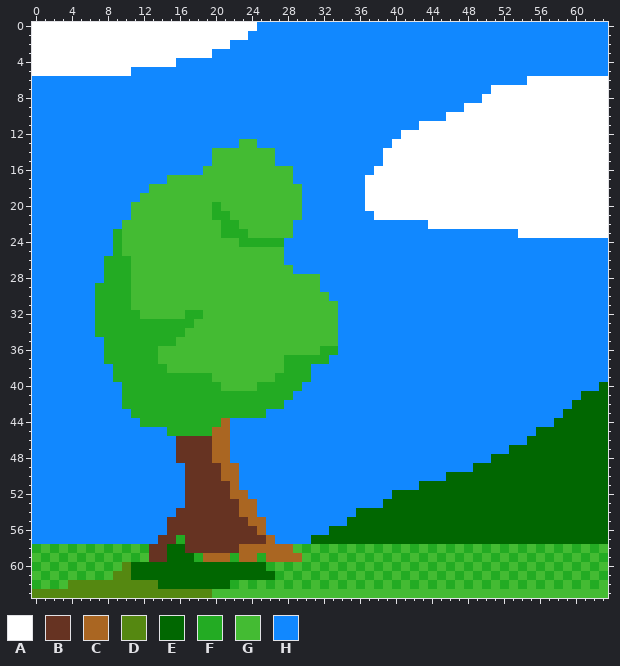
Pixel-art sprite, stored at img/20201017-lospecdaily.png. Above, as it was before the edit.
The file is 64x64 pixels. Colours within 5 levels of each other are drawn and written as one.
Palette (. is transparent): A #ffffff  B #663322  C #aa6622  D #558811  E #016701  F #23ab23  G #44bb33  H #1188ff
Pixels before (only the part around the change), first column x 11:
38 FFFFGGGGGGGGGGGGGFFFHHHH
39 FFFFFFFFFGGGGGGGFFFFHHHH
40 FFFFFFFFFFGGGGFFFFFHHHHH
41 FFFFFFFFFFFFFFFFFFHHHHHH
42 FFFFFFFFFFFFFFFFFHHHHHHH
43 FFFFFFFFFFFFFFFHHHHHHHHH
44 HFFFFFFFFFCHHHHHHHHHHHHH
45 HHHHFFFFFCCHHHHHHHHHHHHH
46 HHHHHBBBBCCHHHHHHHHHHHHH
47 HHHHHBBBBCCHHHHHHHHHHHHH
48 HHHHHBBBBCCHHHHHHHHHHHHH
49 HHHHHHBBBBCCHHHHHHHHHHHH
50 HHHHHHBBBBCCHHHHHHHHHHHH
51 HHHHHHBBBBBCHHHHHHHHHHHH
52 HHHHHHBBBBBCCHHHHHHHHHHH
53 HHHHHHBBBBBBCCHHHHHHHHHH
54 HHHHHBBBBBBBCCHHHHHHHHHH
55 HHHHBBBBBBBBBCCHHHHHHHHH
56 HHHHBBBBBBBBBBCHHHHHHHEE
57 HHHBBFBBBBBBBBBCHHHHEEEE
58 GFBBEEBBBBBBCCCCCCGFGFGF
59 FGBBEEEFCCCFCCFCCCCGFGFG
60 EEEEEEEEEEEEEEEFGFGFGFGF
61 EEEEEEEEEEEEEEEEFGFGFGFG
Once edited:
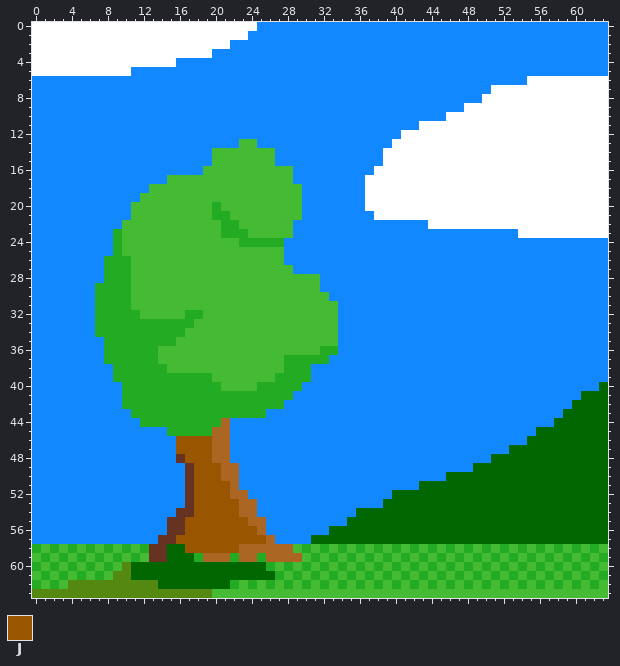
Colours new in this view: J #995500
Message: Redo colours on tree trunk
Diff:
y 46..47: x 16..19 BBBB -> JJJJ
y 48: x 17..19 BBB -> JJJ
y 49..50: x 18..20 BBB -> JJJ
y 51..52: x 18..21 BBBB -> JJJJ
y 53..54: x 18..22 BBBBB -> JJJJJ
y 55: x 17..23 BBBBBBB -> JJJJJJJ
y 56: x 17..24 BBBBBBBB -> JJJJJJJJ
y 57: x 16..25 FBBBBBBBBB -> JJJJJJJJJJ
y 58: x 17..22 BBBBBB -> JJJJJJ
